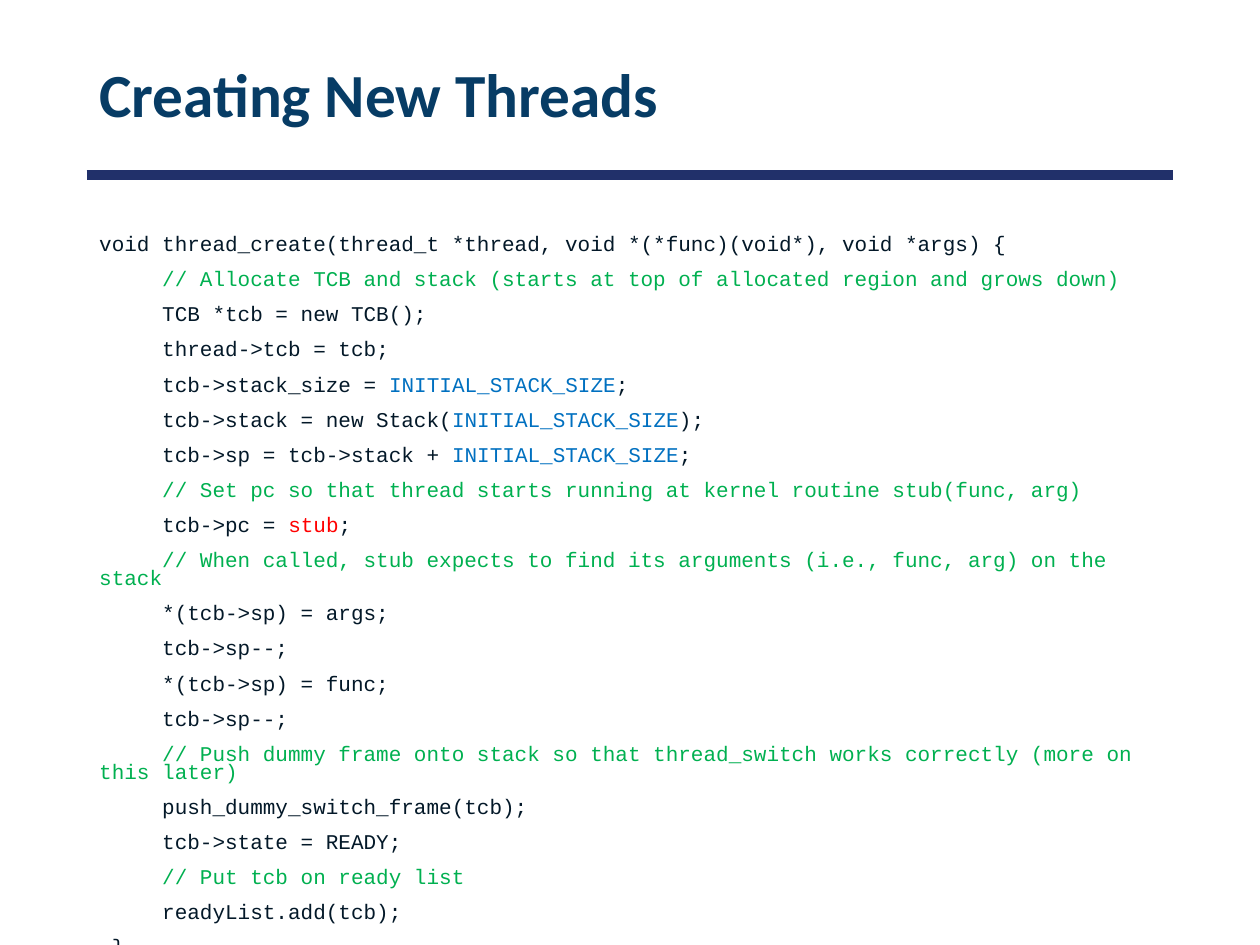
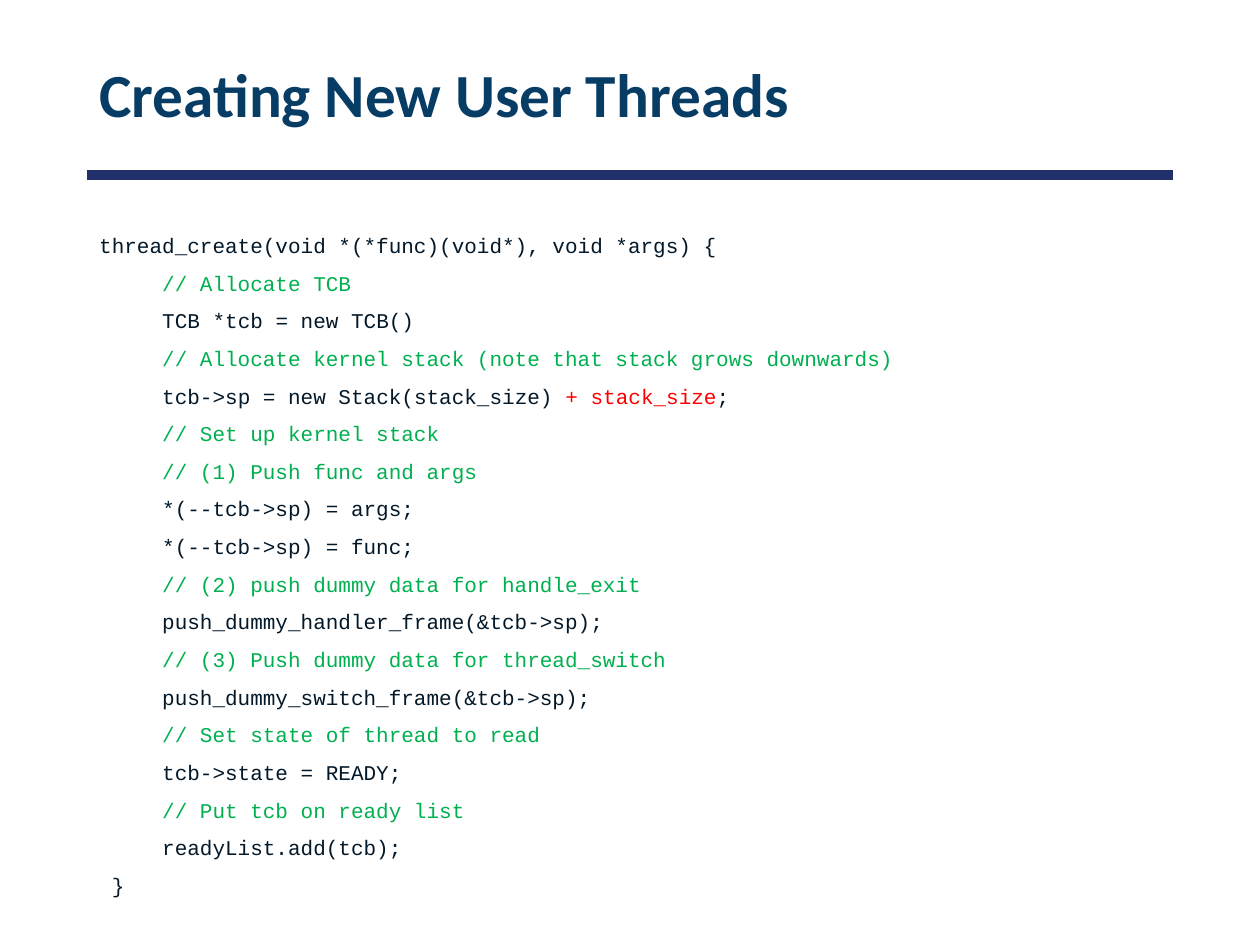
Before and after one commit to smajidzahedi/ECE350, a slide deck: slide 10 of Lectures/03-multithreaded.pptx (slide 6 before the commit). Drawn at 1260x945 pixels with LibreOffice and Linux fonts; fonts in the diff are those of the drawing. Boxes give left, top, right and bottom in pixels: in the first picture for what was removed or moved away, otherwise in the second. Text is boxed around its words. In the diff, an @@ line names an element or a change of style, - is before the commit and + after.

```diff
--- a/Lectures/03-multithreaded.pptx
+++ b/Lectures/03-multithreaded.pptx
@@ title at (x1=99, y1=74, x2=789, y2=128): text changed @@
-Creating New Threads
+Creating New User Threads
@@ text at (x1=99, y1=238, x2=893, y2=743): text changed; text colour #00B050 to #031828 @@
-void thread_create(thread_t *thread, void *(*func)(void*), void *args) {
-// Allocate TCB and stack (starts at top of allocated region and grows down)
-TCB *tcb = new TCB();
-thread->tcb = tcb;
-tcb->stack_size = INITIAL_STACK_SIZE;
-tcb->stack = new Stack(INITIAL_STACK_SIZE);
-tcb->sp = tcb->stack + INITIAL_STACK_SIZE;
-// Set pc so that thread starts running at kernel routine stub(func, arg)
-tcb->pc = stub;
-// When called, stub expects to find its arguments (i.e., func, arg) on the stack
-*(tcb->sp) = args;
-tcb->sp--;
-*(tcb->sp) = func;
-tcb->sp--;
-// Push dummy frame onto stack so that thread_switch works correctly (more on this later)
-push_dummy_switch_frame(tcb);
+thread_create(void *(*func)(void*), void *args) {
+// Allocate TCB
+TCB *tcb = new TCB()
+// Allocate kernel stack (note that stack grows downwards)
+tcb->sp = new Stack(stack_size) + stack_size;
+// Set up kernel stack
+// (1) Push func and args
+*(--tcb->sp) = args;
+*(--tcb->sp) = func;
+// (2) push dummy data for handle_exit
+push_dummy_handler_frame(&tcb->sp);
+// (3) Push dummy data for thread_switch
+push_dummy_switch_frame(&tcb->sp);
+// Set state of thread to read
@@ text at (x1=162, y1=765, x2=464, y2=860): line spacing 0.7 to 0.8 @@
```
Also in this commit, not shown: 10 other slides changed, 5 slides added, 8 slides removed, 1 other file.
